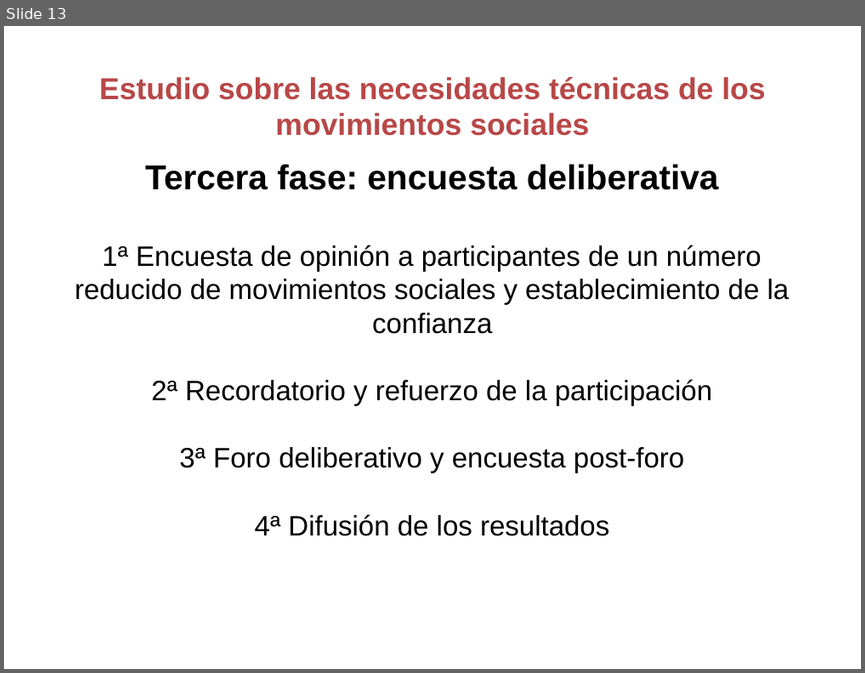
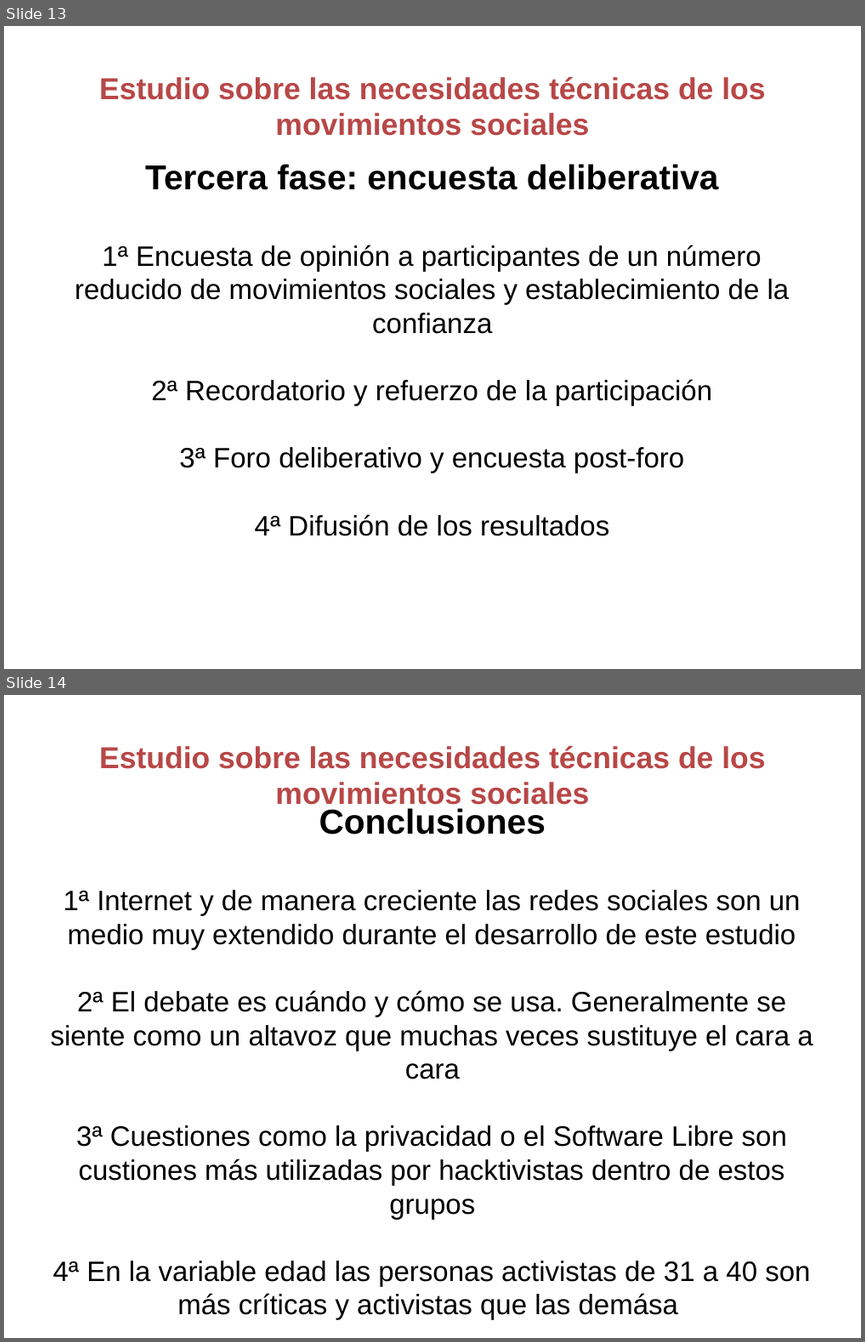
Before and after one commit to davidam/davidam.github.io, a slide deck: docu/tfm/slides-tfm.odp. Shown one above the other, each under a label of ours: slide 13 before the commit, slides 13 and 14 after it. The pictures are 865x673 and 865x1342 pixels, drawn with LibreOffice and Linux fonts; fonts in the diff are those of the drawing. Boxes give left, top, right and bottom in pixels: in the first picture for what was removed or moved away, otherwise in the second. Text is boxed around its words. In the diff, an @@ line names an element or a change of style, - is before the commit and + after.

```diff
--- a/docu/tfm/slides-tfm.odp
+++ b/docu/tfm/slides-tfm.odp
@@ slide 14 added at bbox=[4, 695, 861, 1338], background #FFFFFF @@
@@ title added at bbox=[99, 746, 765, 811], 28 pt, text #B84747, bold @@
+Estudio sobre las necesidades técnicas de los movimientos sociales
@@ subtitle added at bbox=[51, 808, 812, 1320], 26 pt, text #000000 @@
+Conclusiones
+1ª Internet y de manera creciente las redes sociales son un medio muy extendido durante el desarrollo de este estudio
+2ª El debate es cuándo y cómo se usa. Generalmente se siente como un altavoz que muchas veces sustituye el cara a cara
+3ª Cuestiones como la privacidad o el Software Libre son custiones más utilizadas por hacktivistas dentro de estos grupos
+4ª En la variable edad las personas activistas de 31 a 40 son más críticas y activistas que las demása
```
Also in this commit, not shown: 1 slide changed.
